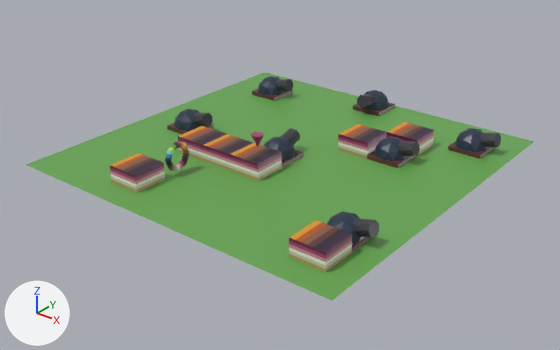
Before and after pictures for a commit that changed the glTF model src/commonMain/assetsSource/assets.gltf.
The view is the same before and after, from a 50 mm camera at (25.2, -33.2, 18.4) aimed at (0.2, -2.0, -1.0). Lighting does not change. The marker at lower left points along +X, +Y and +Z. Where no turn or scale is listed for an object, it has been applied to the vertices. Vertices at the same position are counted once.
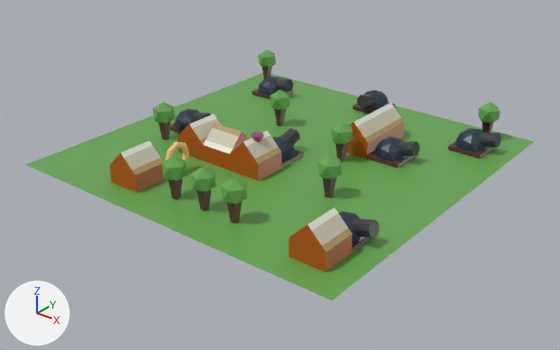
What changed in the scene script:
```text
Change me_cube_001:
    used by ob_cube; location = (0.0, -3.88, 1.0)
    remove me_cube_001.from_pydata(...)  # 8 vertices, 12 faces; spans x -1.0..1.0, y -1.0..1.0, z -1.0..0.0
    add me_cube_001.from_pydata(...)  # 12 vertices, 20 faces; spans x -1.0..1.0, y -1.0..1.0, z -1.0..1.0
    me_cube_001 part 1
    8 faces are deleted
    4 vertices are added at (0.0, 1.0, -1.0), (0.0, 1.0, 1.0), (0.0, -1.0, -1.0), (0.0, -1.0, 1.0)
    16 new faces join them
    me_cube_001 part 2: 4 kept faces spanning x -1.0..1.0, y -1.0..1.0, z -1.0..0.0 get new texture (UV) coordinates
Change me_torus:
    where me_torus.from_pydata(...)  # 96 vertices, 192 faces; spans x -0.17..0.17, y -0.86..0.86, z -0.86..0.86
    used by ob_target; location = (-3.0, -6.88, 1.0)
    me_torus part 3: texture (UV) coordinates of 192 of 192 faces, centred in x -0.16..0.16, y -0.77..0.77, z -0.77..0.77, changed; they spanned u 0.0..1.0, v 0.0..1.0 and now span u 0.9..0.9, v 0.5..0.5
Add me_cube_002:
    me_cube_002.from_pydata(...)  # 20 vertices, 32 faces; spans x -0.43..0.43, y -0.41..0.41, z 0.0..1.58
    me_cube_002.materials.append(mat_material)  # picture img_sweet24_1x
Change ob_cube_001:
    ob_cube_001.rotation_euler: (0.0, 0.0, 0.0) -> (0.0, 0.0, 1.571)  # degrees (0, 0, 0) -> degrees (0, 0, 90)
Change ob_cube_005:
    ob_cube_005.location: (5.0, 4.12, 1.0) -> (3.0, 4.12, 1.0)
Add ob_cube_015:
    ob_cube_015 = bpy.data.objects.new('Cube.015', me_cube_002)
    ob_cube_015.location = (8.0, 8.0, 0.0)
    ob_cube_015.scale = (1.48, 1.48, 1.48)
Add ob_cube_014:
    ob_cube_014 = bpy.data.objects.new('Cube.014', me_cube_002)
    ob_cube_014.location = (5.0, -4.0, 0.0)
    ob_cube_014.scale = (1.48, 1.48, 1.48)
Add ob_cube_013:
    ob_cube_013 = bpy.data.objects.new('Cube.013', me_cube_002)
    ob_cube_013.location = (-3.0, 2.0, 0.0)
    ob_cube_013.scale = (1.48, 1.48, 1.48)
Add ob_cube_012:
    ob_cube_012 = bpy.data.objects.new('Cube.012', me_cube_002)
    ob_cube_012.location = (-7.0, -4.0, 0.0)
    ob_cube_012.scale = (1.48, 1.48, 1.48)
Add ob_cube_011:
    ob_cube_011 = bpy.data.objects.new('Cube.011', me_cube_002)
    ob_cube_011.location = (3.0, -9.0, 0.0)
    ob_cube_011.scale = (1.48, 1.48, 1.48)
Add ob_cube_010:
    ob_cube_010 = bpy.data.objects.new('Cube.010', me_cube_002)
    ob_cube_010.location = (1.0, -9.0, 0.0)
    ob_cube_010.scale = (1.48, 1.48, 1.48)
Add ob_cube_009:
    ob_cube_009 = bpy.data.objects.new('Cube.009', me_cube_002)
    ob_cube_009.location = (-1.0, -9.0, 0.0)
    ob_cube_009.scale = (1.48, 1.48, 1.48)
Add ob_cube_008:
    ob_cube_008 = bpy.data.objects.new('Cube.008', me_cube_002)
    ob_cube_008.location = (3.0, 0.0, 0.0)
    ob_cube_008.scale = (1.48, 1.48, 1.48)
Add ob_cube_007:
    ob_cube_007 = bpy.data.objects.new('Cube.007', me_cube_002)
    ob_cube_007.location = (-9.0, 8.0, 0.0)
    ob_cube_007.scale = (1.48, 1.48, 1.48)
```

Where the change shows, as pixel boxes (x1, y1, x2, y2) in the pictures (560 x 350 px):
'Cube.004', reshaped (25% taller)
    before: (289, 220, 352, 272)
    after: (289, 207, 352, 272)
'Cube.006', reshaped (29% taller)
    before: (110, 153, 165, 193)
    after: (110, 141, 165, 193)
'Cube', reshaped (31% taller)
    before: (230, 143, 282, 181)
    after: (230, 131, 282, 181)
'Cube.003', reshaped
    before: (338, 124, 387, 159)
    after: (346, 112, 387, 159)
'Cube.001', reshaped, turned
    before: (203, 134, 253, 170)
    after: (203, 123, 249, 170)
'Cube.005', reshaped, moved
    before: (386, 122, 434, 155)
    after: (373, 103, 404, 139)
'Cube.002', reshaped
    before: (178, 126, 226, 161)
    after: (178, 114, 221, 161)
'Cube.011', added (green)
    after: (220, 178, 248, 224)
'Cube.010', added (green)
    after: (190, 167, 217, 211)
'Cube.009', added (green)
    after: (161, 156, 187, 200)
'Cube.014', added (green)
    after: (317, 155, 342, 198)
'Cube.008', added (green)
    after: (331, 122, 354, 162)
'Cube.012', added (green)
    after: (153, 102, 175, 140)
'Cube.013', added (green)
    after: (270, 90, 291, 126)
'Cube.015', added (green)
    after: (478, 102, 500, 133)
'Cube.007', added
    after: (258, 50, 276, 79)
part 1 of me_cube_001, built on
    before: (110, 122, 433, 272)
    after: (110, 103, 404, 272)
part 2 of me_cube_001, surface changed
    both: (135, 132, 387, 272)
part 3 of me_torus, surface changed
    before: (165, 142, 189, 171)
    after: (165, 142, 189, 164)
